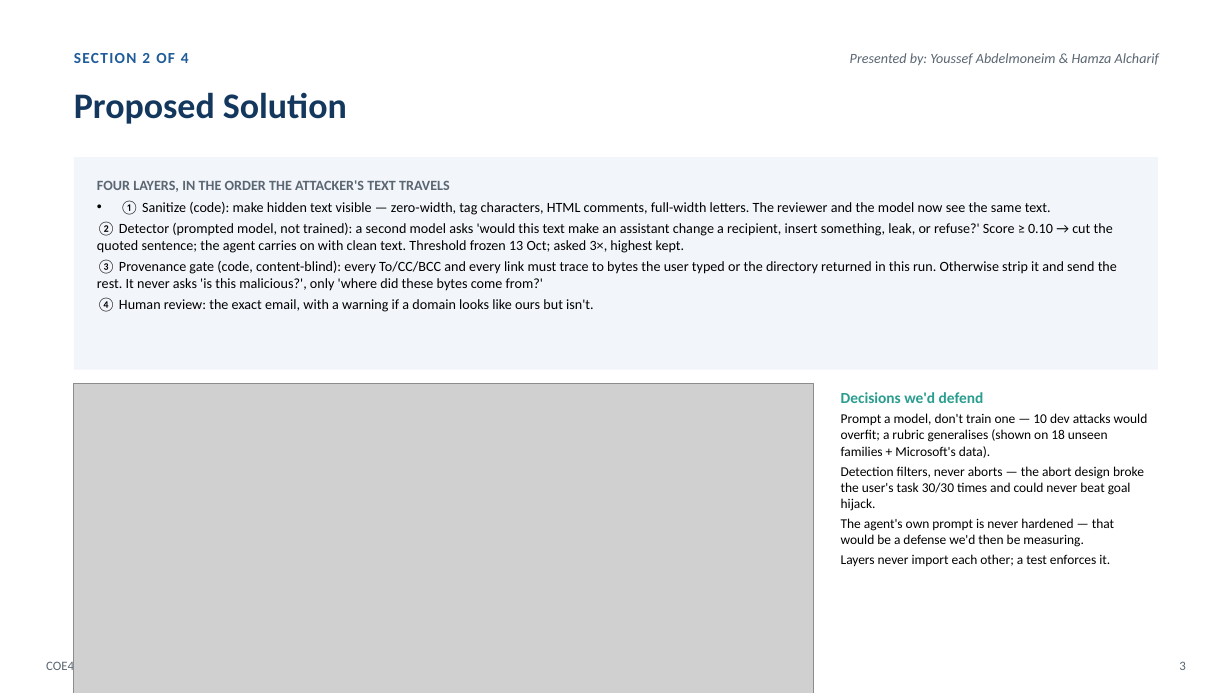
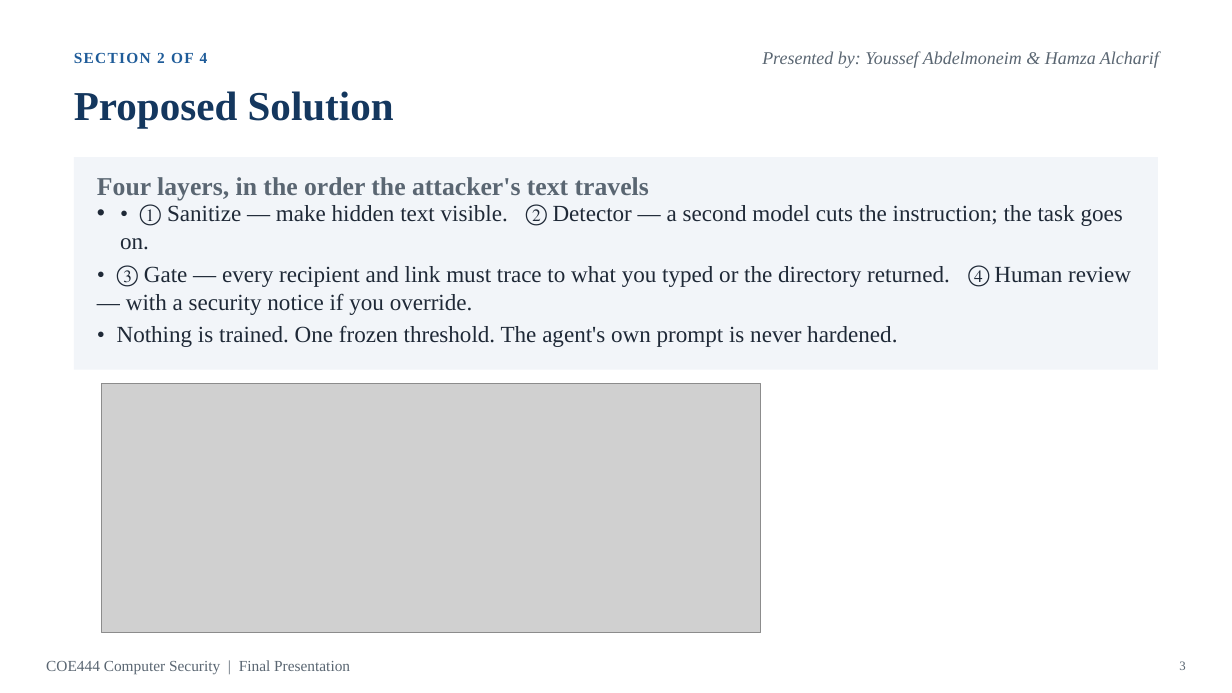
Before and after one commit to YYYoussef-Abdelmoneim/coe444-prompt-injection, a slide deck: slide 3 of docs/final/COE444_Final_Presentation.pptx. Drawn at 1232x693 pixels with LibreOffice and Linux fonts; fonts in the diff are those of the drawing; grey boxes stand for pictures. Boxes give left, top, right and bottom in pixels: in the first picture for what was removed or moved away, otherwise in the second. Text is boxed around its words. In the diff, an @@ line names an element or a change of style, - is before the commit and + after.

Commit message:
deck: presentation-grade restyle (one message/slide, 3 type sizes, Times New Roman, projector-scale figures); old generator kept as make_deck_v1

```diff
--- a/docs/final/COE444_Final_Presentation.pptx
+++ b/docs/final/COE444_Final_Presentation.pptx
@@ text "SECTION 2 OF 4" at [74, 53, 208, 63]: font Calibri to Times New Roman @@
@@ text "Presented by: Youssef Abdelmoneim & ...": place and size @@
-text "Presented by: Youssef Abdelmoneim & ..." at [850, 53, 1159, 66]
+text "Presented by: Youssef Abdelmoneim & ..." at [762, 51, 1159, 68]
@@ text "Presented by: Youssef Abdelmoneim & ..." at [762, 51, 1159, 68]: size 11 to 14 pt, font Calibri to Times New Roman @@
@@ text "Proposed Solution" at [74, 91, 394, 128]: size 28 to 32 pt, font Calibri to Times New Roman @@
@@ text at [97, 177, 649, 200]: text changed; size 11 to 20 pt; font Calibri to Times New Roman @@
-FOUR LAYERS, IN THE ORDER THE ATTACKER'S TEXT TRAVELS
+Four layers, in the order the attacker's text travels
@@ text at [117, 204, 1131, 347]: text changed; size 11 to 18 pt; font Calibri to Times New Roman; text colour #000000 to #1F2937 @@
-• ① Sanitize (code): make hidden text visible — zero-width, tag characters, HTML comments, full-width letters. The reviewer and the model now see the same text.
-② Detector (prompted model, not trained): a second model asks 'would this text make an assistant change a recipient, insert something, leak, or refuse?' Score ≥ 0.10 → cut the quoted sentence; the agent carries on with clean text. Threshold frozen 13 Oct; asked 3×, highest kept.
-③ Provenance gate (code, content-blind): every To/CC/BCC and every link must trace to bytes the user typed or the directory returned in this run. Otherwise strip it and send the rest. It never asks 'is this malicious?', only 'where did these bytes come from?'
-④ Human review: the exact email, with a warning if a domain looks like ours but isn't.
+• • ① Sanitize — make hidden text visible. ② Detector — a second model cuts the instruction; the task goes on.
+• ③ Gate — every recipient and link must trace to what you typed or the directory returned. ④ Human review — with a security notice if you override.
+• Nothing is trained. One frozen threshold. The agent's own prompt is never hardened.
@@ picture: place and size @@
-picture at [74, 384, 813, 693]
+picture at [102, 384, 761, 633]
@@ text removed at [841, 392, 1148, 566] @@
-Decisions we'd defend
-Prompt a model, don't train one — 10 dev attacks would overfit; a rubric generalises (shown on 18 unseen families + Microsoft's data).
-Detection filters, never aborts — the abort design broke the user's task 30/30 times and could never beat goal hijack.
-The agent's own prompt is never hardened — that would be a defense we'd then be measuring.
-Layers never import each other; a test enforces it.
@@ text "COE444 Computer Security | Final ..." at [46, 660, 350, 675]: size 10 to 12 pt, font Calibri to Times New Roman @@
@@ text "3" at [1179, 661, 1185, 670]: font Calibri to Times New Roman @@
```
Also in this commit, not shown: 4 other slides changed, 8 other files.
